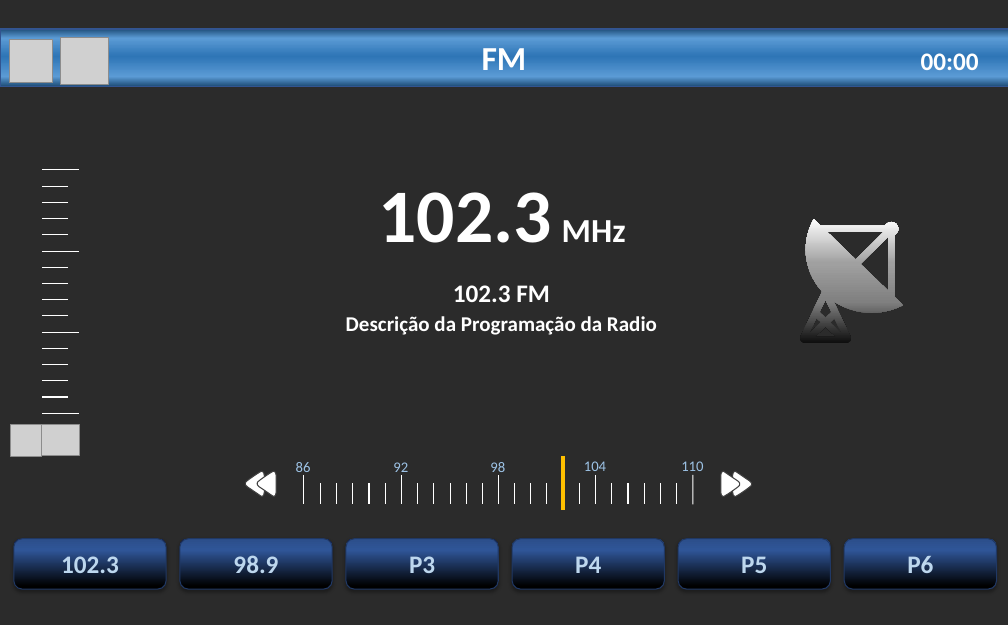
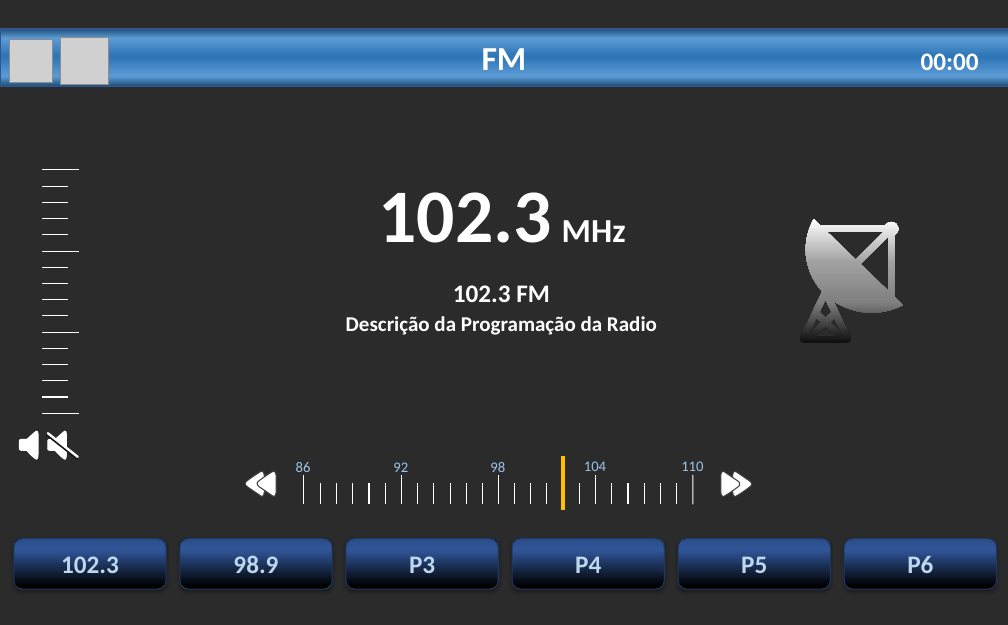
Before and after one commit to jacksonasantos/OCB, a slide deck: slide 6 of imagens/radio completo.pptx. Drawn at 1008x625 pixels with LibreOffice and Linux fonts; fonts in the diff are those of the drawing; grey boxes stand for pictures; background and template pictures are left out; a plain dark background stands for a picture behind light text. Boxes give left, top, right and bottom in pixels: in the first picture for what was removed or moved away, otherwise in the second. Text is boxed around its words. In the diff, an @@ line names an element or a change of style, - is before the commit and + after.

```diff
--- a/imagens/radio completo.pptx
+++ b/imagens/radio completo.pptx
@@ picture removed at (x1=11, y1=425, x2=42, y2=457) @@
@@ rounded rectangle added at (x1=20, y1=439, x2=33, y2=450), fill #FFFFFF, outline #FFFFFF 1 pt @@
@@ freeform shape added at (x1=21, y1=431, x2=39, y2=460), fill #FFFFFF @@
@@ picture removed at (x1=42, y1=425, x2=79, y2=455) @@
@@ group added at (x1=47, y1=431, x2=78, y2=460): 2 lines, 1 rounded rectangle, 1 freeform shape @@
```
Also in this commit, not shown: 2 other slides changed, 5 other files.
